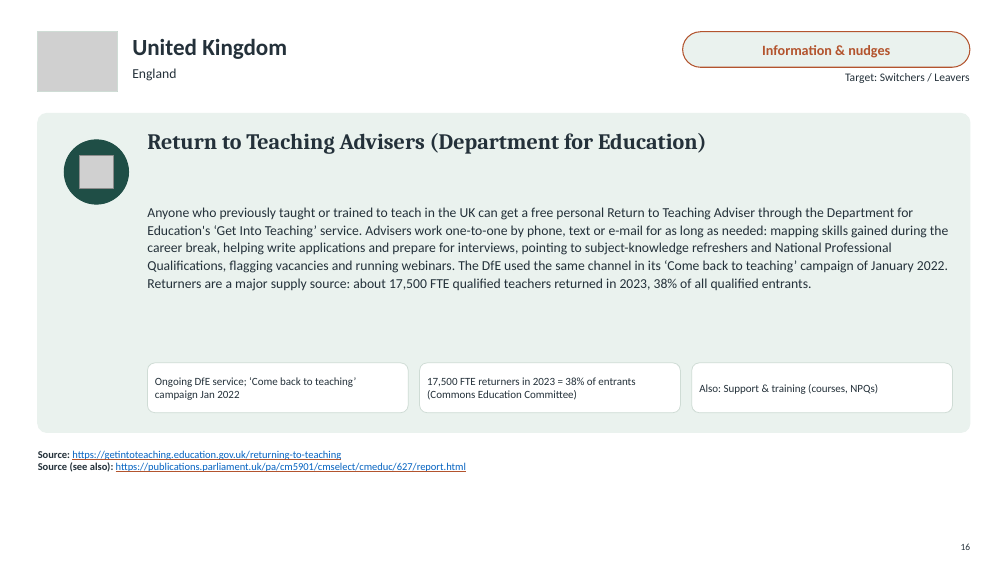
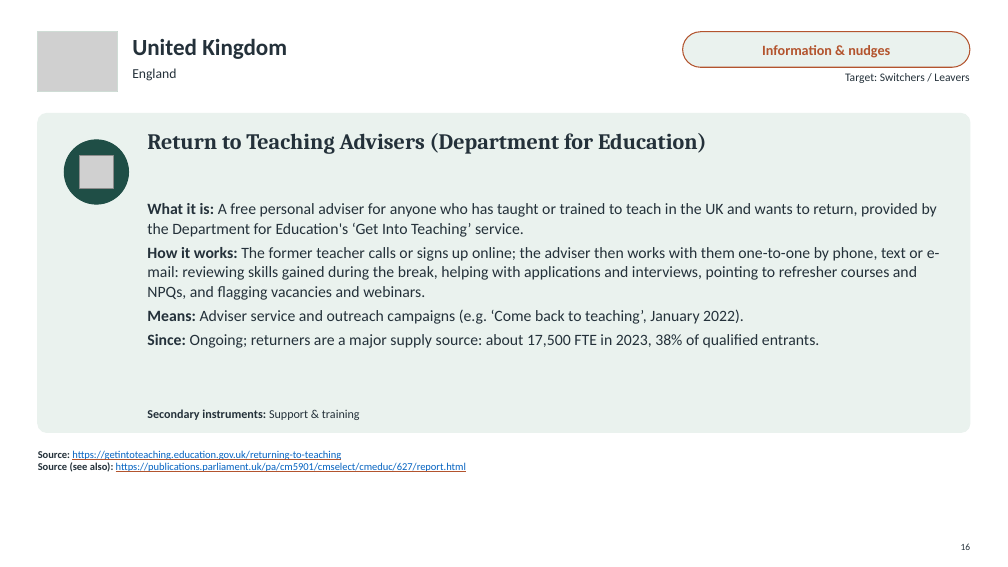
Before and after one commit to jedr1-ship-it/Alternative-Pathways----Quant, a slide deck: slide 16 of policies/Re-attracting_Former_Teachers.pptx. Drawn at 1008x567 pixels with LibreOffice and Linux fonts; fonts in the diff are those of the drawing; grey boxes stand for pictures. Boxes give left, top, right and bottom in pixels: in the first picture for what was removed or moved away, otherwise in the second. Text is boxed around its words. In the diff, an @@ line names an element or a change of style, - is before the commit and + after.

```diff
--- a/policies/Re-attracting_Former_Teachers.pptx
+++ b/policies/Re-attracting_Former_Teachers.pptx
@@ text at (147,203,940,348): text changed; size 13 to 15 pt @@
-Anyone who previously taught or trained to teach in the UK can get a free personal Return to Teaching Adviser through the Department for Education's ‘Get Into Teaching’ service. Advisers work one-to-one by phone, text or e-mail for as long as needed: mapping skills gained during the career break, helping write applications and prepare for interviews, pointing to subject-knowledge refreshers and National Professional Qualifications, flagging vacancies and running webinars. The DfE used the same channel in its ‘Come back to teaching’ campaign of January 2022. Returners are a major supply source: about 17,500 FTE qualified teachers returned in 2023, 38% of all qualified entrants.
+What it is: A free personal adviser for anyone who has taught or trained to teach in the UK and wants to return, provided by the Department for Education's ‘Get Into Teaching’ service.
+How it works: The former teacher calls or signs up online; the adviser then works with them one-to-one by phone, text or e-mail: reviewing skills gained during the break, helping with applications and interviews, pointing to refresher courses and NPQs, and flagging vacancies and webinars.
+Means: Adviser service and outreach campaigns (e.g. ‘Come back to teaching’, January 2022).
+Since: Ongoing; returners are a major supply source: about 17,500 FTE in 2023, 38% of qualified entrants.
@@ rounded rectangle removed at (147,363,408,413) @@
@@ text removed at (155,377,356,400) @@
-Ongoing DfE service; ‘Come back to teaching’ campaign Jan 2022
@@ rounded rectangle removed at (420,363,681,413) @@
@@ text removed at (427,377,635,400) @@
-17,500 FTE returners in 2023 = 38% of entrants (Commons Education Committee)
@@ rounded rectangle removed at (692,363,953,413) @@
@@ text removed at (699,384,878,394) @@
-Also: Support & training (courses, NPQs)
@@ text added at (147,409,360,420), 11.5 pt, text #24313A, bold @@
+Secondary instruments: Support & training
```
Also in this commit, not shown: 18 other slides changed, 4 other files.
